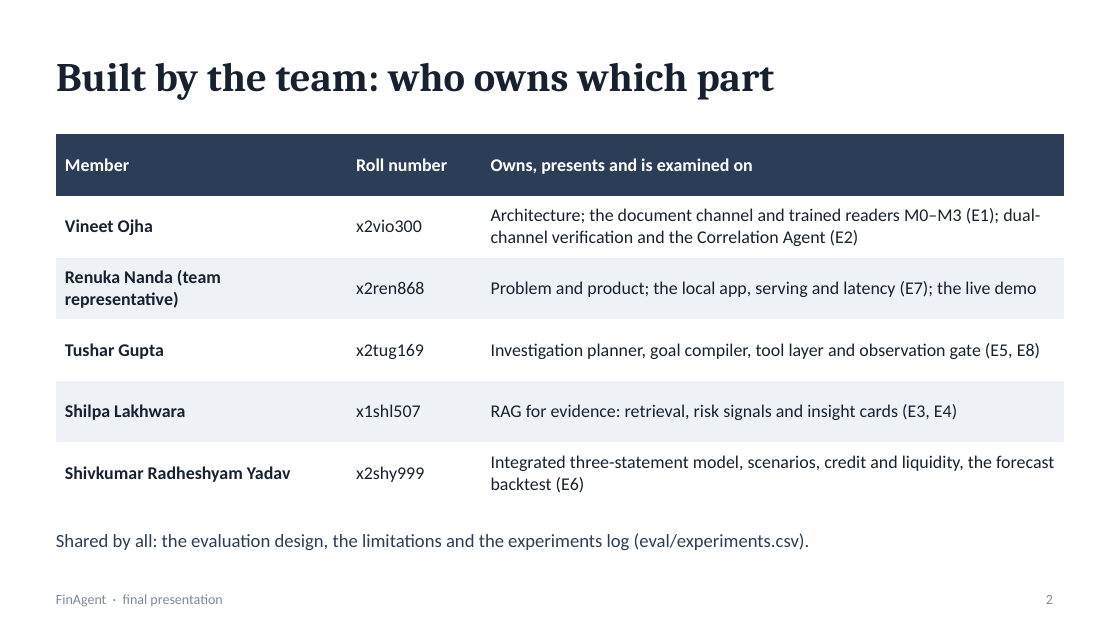
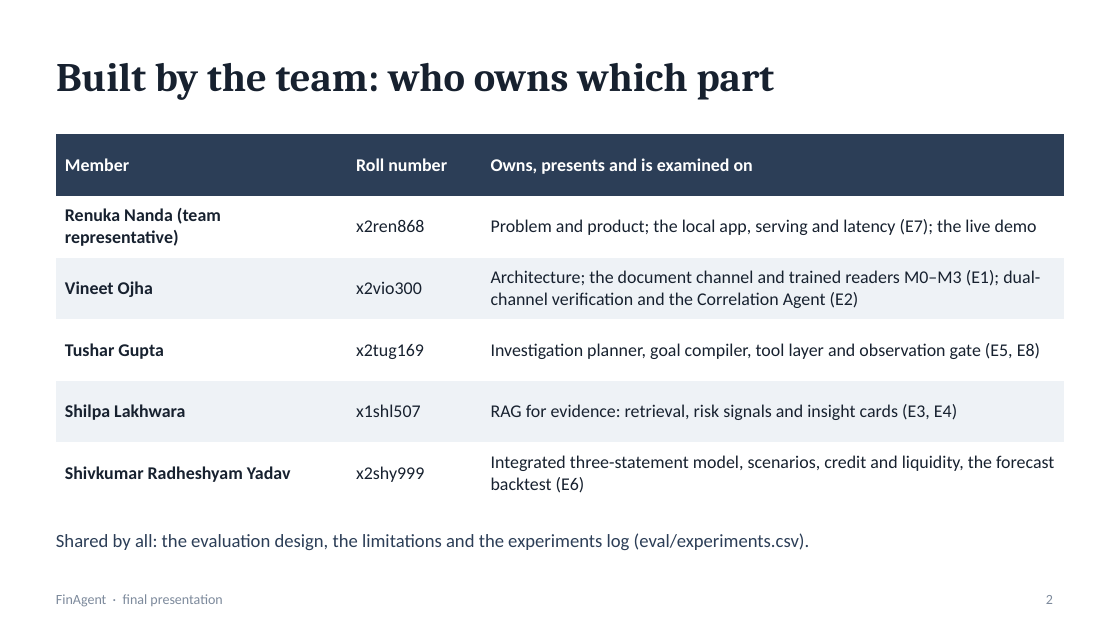
Before and after one commit to vojha95/finagent, a slide deck: slide 2 of docs/FinAgent_deck.pptx. Drawn at 1120x630 pixels with LibreOffice and Linux fonts; fonts in the diff are those of the drawing. Boxes give left, top, right and bottom in pixels: in the first picture for what was removed or moved away, otherwise in the second. Text is boxed around its words. In the diff, an @@ line names an element or a change of style, - is before the commit and + after.

Commit message:
Deck: team representative Renuka Nanda listed first on the team slide

```diff
--- a/docs/FinAgent_deck.pptx
+++ b/docs/FinAgent_deck.pptx
@@ table at (56, 134, 1064, 497) @@
+row 2: Renuka Nanda (team representative) | x2ren868 | Problem and product; the local app, serving and latency (E7); the live demo
-row 3: Renuka Nanda (team representative) | x2ren868 | Problem and product; the local app, serving and latency (E7); the live demo
```
Also in this commit, not shown: 1 other file.
